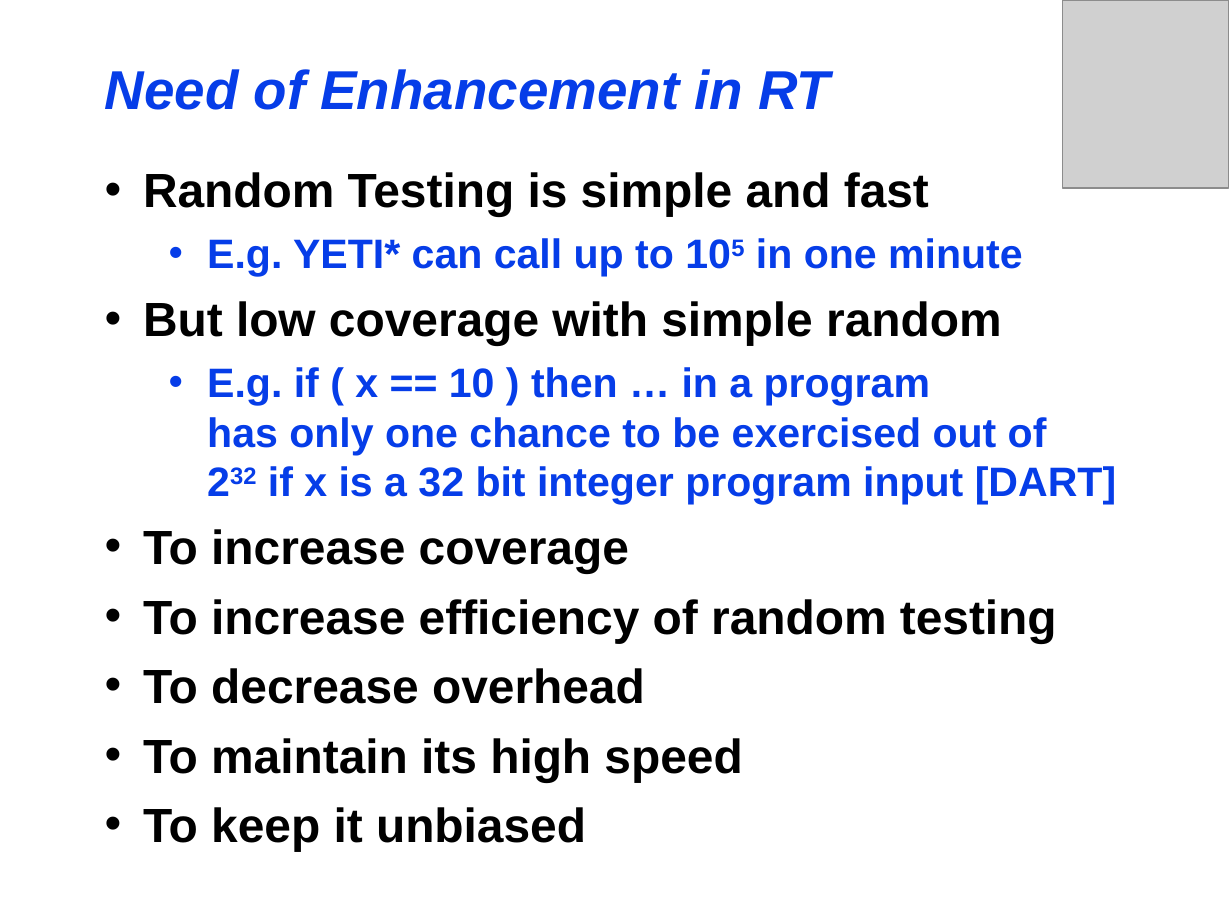
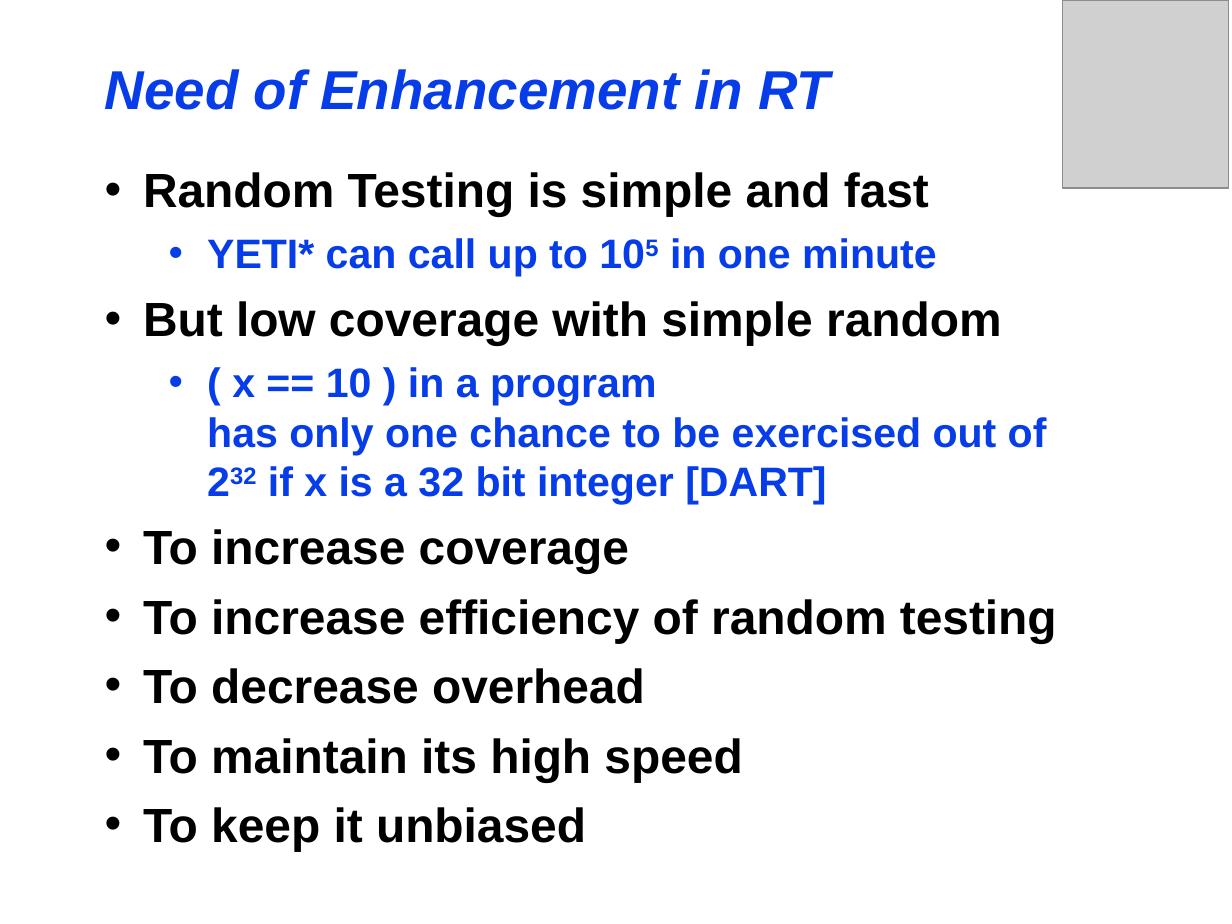
Before and after one commit to maochy/yeti-test, a slide deck: slide 8 of ThesisSeminar/ThesisSeminar.ppt. Drawn at 1232x924 pixels with LibreOffice and Linux fonts; fonts in the diff are those of the drawing; grey boxes stand for pictures. Boxes give left, top, right and bottom in pixels: in the first picture for what was removed or moved away, otherwise in the second. Text is boxed around its words. In the diff, an @@ line names an element or a change of style, - is before the commit and + after.

```diff
--- a/ThesisSeminar/ThesisSeminar.ppt
+++ b/ThesisSeminar/ThesisSeminar.ppt
@@ text at (207,238,937,277): text changed @@
-  • E.g. YETI* can call up to 105 in one minute
+  • YETI* can call up to 105 in one minute
@@ text at (207,367,1047,504): text changed @@
-  • E.g. if ( x == 10 ) then … in a program
-    has only one chance to be exercised out of
-    232 if x is a 32 bit integer program input [DART]
+  • ( x == 10 ) in a program
+    has only one chance to be exercised out of
+    232 if x is a 32 bit integer [DART]
```
Also in this commit, not shown: 14 other slides changed, 1 slide added, 1 slide removed.
